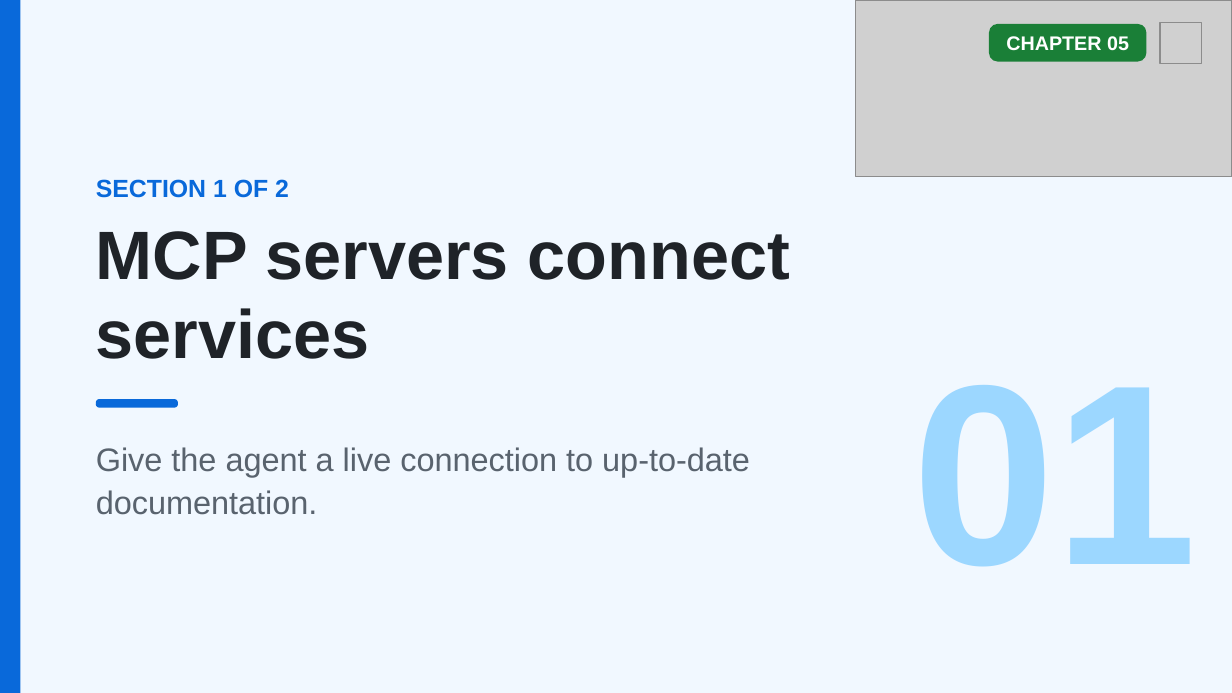
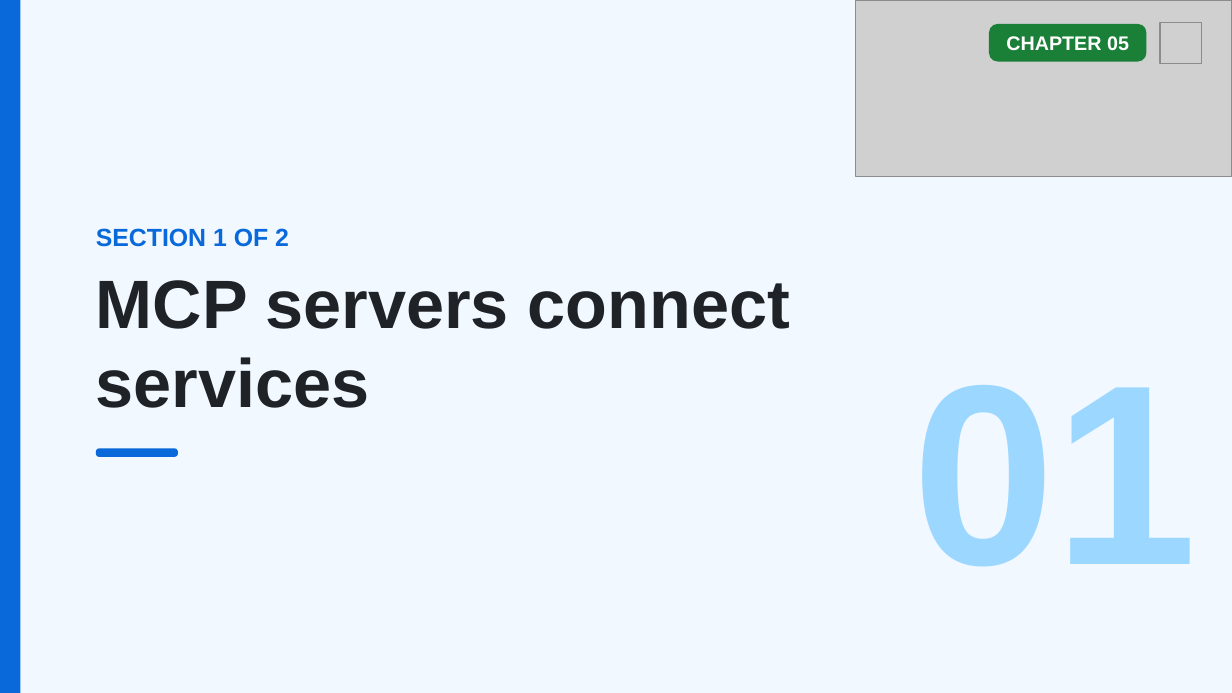
Before and after one commit to github/copilot-app-for-beginners, a slide deck: slide 6 of slides/05-mcp-plugins.pptx. Drawn at 1232x693 pixels with LibreOffice and Linux fonts; fonts in the diff are those of the drawing; grey boxes stand for pictures. Boxes give left, top, right and bottom in pixels: in the first picture for what was removed or moved away, otherwise in the second. Text is boxed around its words. In the diff, an @@ line names an element or a change of style, - is before the commit and + after.

```diff
--- a/slides/05-mcp-plugins.pptx
+++ b/slides/05-mcp-plugins.pptx
@@ 2 texts, 1 rounded rectangle: place and size @@
-2 texts, 1 rounded rectangle at (96, 179, 790, 408)
+2 texts, 1 rounded rectangle at (96, 228, 790, 457)
@@ text removed at (96, 447, 750, 515) @@
-Give the agent a live connection to up-to-date documentation.
```
Also in this commit, not shown: 2 other slides changed, 7 other files.
